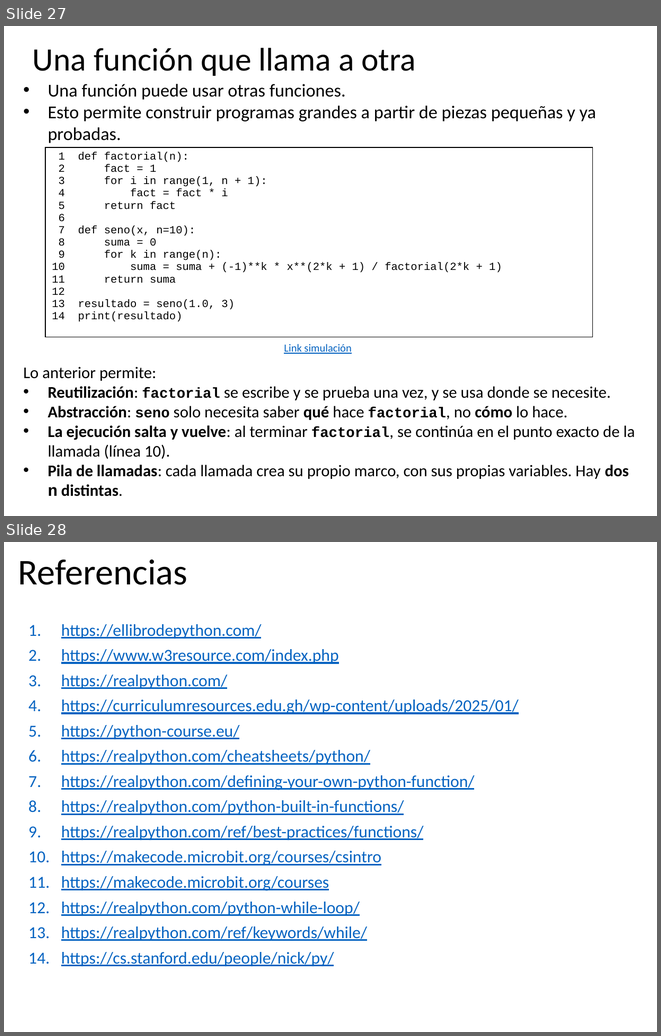
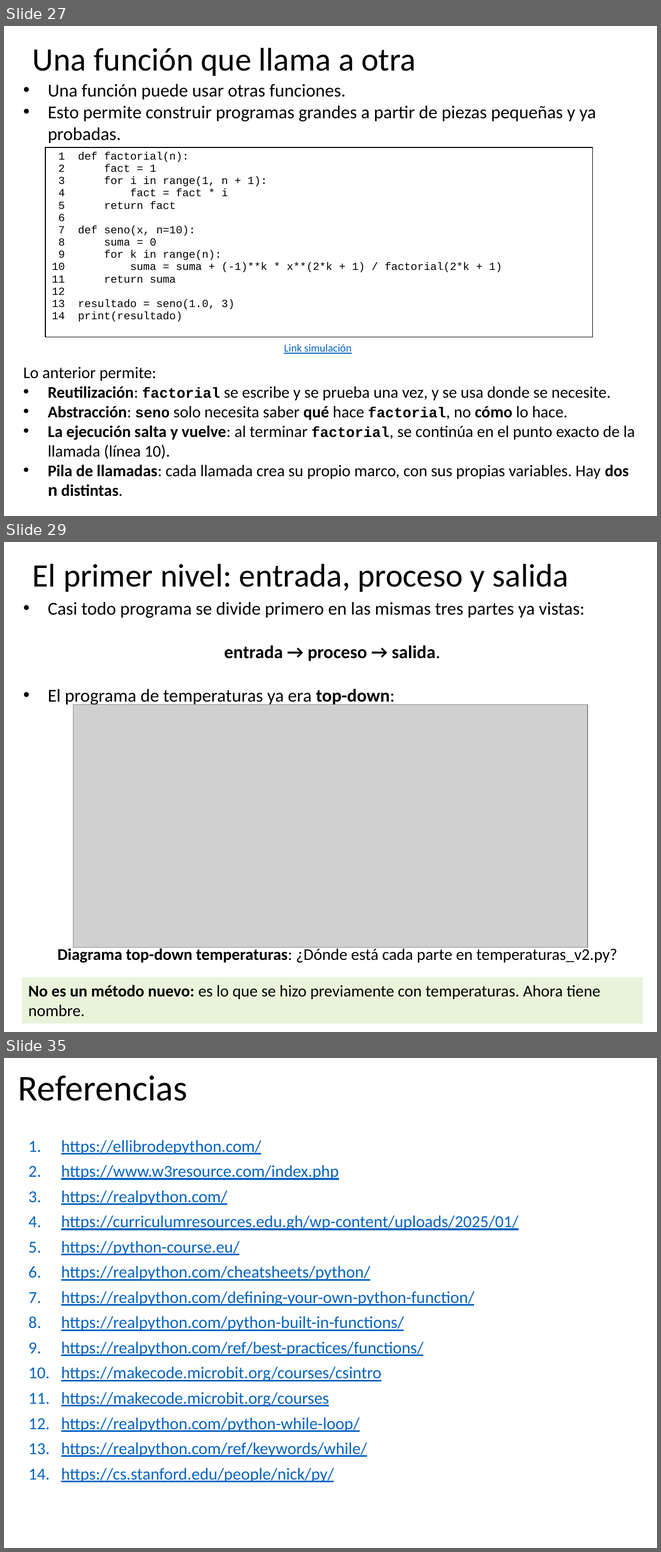
Before and after one commit to algoritmos-UdeA/logica1-20262, a slide deck: clases/10/teoria/clase-10.pptx. Shown one above the other, each under a label of ours: slides 27 and 28 before the commit, slides 27, 29 and 35 after it; the slides between them are not shown. The pictures are 661x1036 and 661x1552 pixels, drawn with LibreOffice and Linux fonts; fonts in the diff are those of the drawing; grey boxes stand for pictures. Boxes give left, top, right and bottom in pixels: in the first picture for what was removed or moved away, otherwise in the second. Text is boxed around its words. In the diff, an @@ line names an element or a change of style, - is before the commit and + after.

```diff
--- a/clases/10/teoria/clase-10.pptx
+++ b/clases/10/teoria/clase-10.pptx
@@ slide 29 added at (4, 542, 657, 1032), background #FFFFFF @@
@@ title added at (33, 564, 569, 592), 36 pt, text #000000 @@
+El primer nivel: entrada, proceso y salida
@@ text added at (48, 602, 584, 706), 20 pt, text #000000 @@
+• Casi todo programa se divide primero en las mismas tres partes ya vistas:
+entrada → proceso → salida.
+• El programa de temperaturas ya era top-down:
@@ picture added at (73, 705, 587, 947) @@
@@ text added at (58, 946, 617, 963), 18 pt, text #000000 @@
+Diagrama top-down temperaturas: ¿Dónde está cada parte en temperaturas_v2.py?
@@ rectangle added at (22, 977, 643, 1023), fill #E8F3DA, 18 pt, text #000000 @@
+No es un método nuevo: es lo que se hizo previamente con temperaturas. Ahora tiene nombre.
@@ what was slide 28 is now slide 35 @@
```
Also in this commit, not shown: 6 other slides added.
